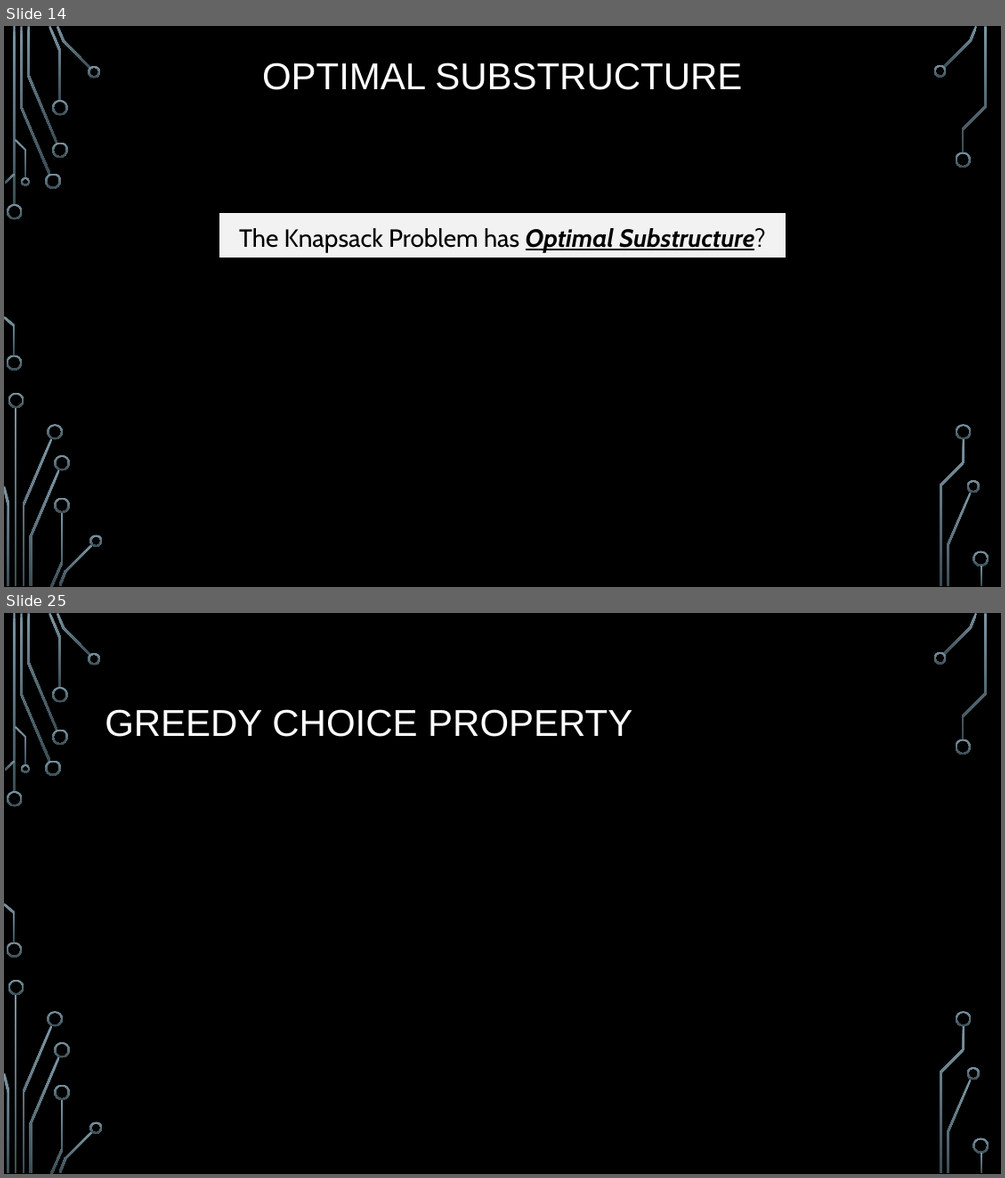
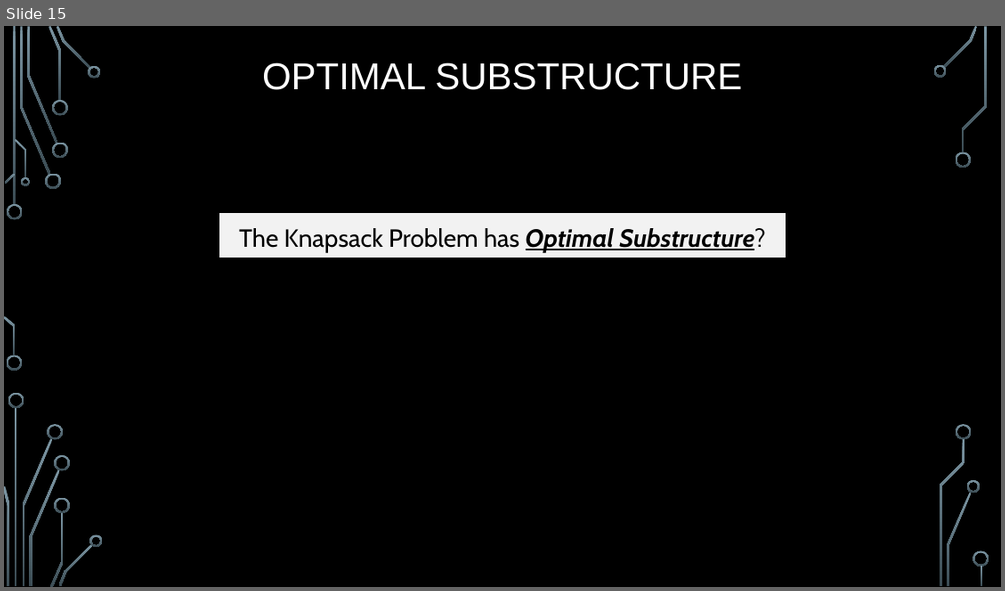
Before and after one commit to markfloryan/dsa2, a slide deck: slides/04-5-KnapsackGreedy.pptx. Shown one above the other, each under a label of ours: slides 14 and 25 before the commit, slide 15 after it; the slides between them are not shown. The pictures are 1005x1178 and 1005x591 pixels, drawn with LibreOffice and Linux fonts; fonts in the diff are those of the drawing; grey boxes stand for pictures; background and template pictures are left out. Boxes give left, top, right and bottom in pixels: in the first picture for what was removed or moved away, otherwise in the second. Text is boxed around its words. In the diff, an @@ line names an element or a change of style, - is before the commit and + after.

```diff
--- a/slides/04-5-KnapsackGreedy.pptx
+++ b/slides/04-5-KnapsackGreedy.pptx
@@ slide 25 removed at (4,613,1001,1174), background picture (left out); not listed: 36 template elements that a slide beside it also shows @@
@@ title removed at (105,709,632,737) @@
-GREEDY CHOICE PROPERTY
@@ what was slide 14 is now slide 15 @@
```
Also in this commit, not shown: 4 slides changed, 12 slides added, 7 other slides removed, 4 other files.
